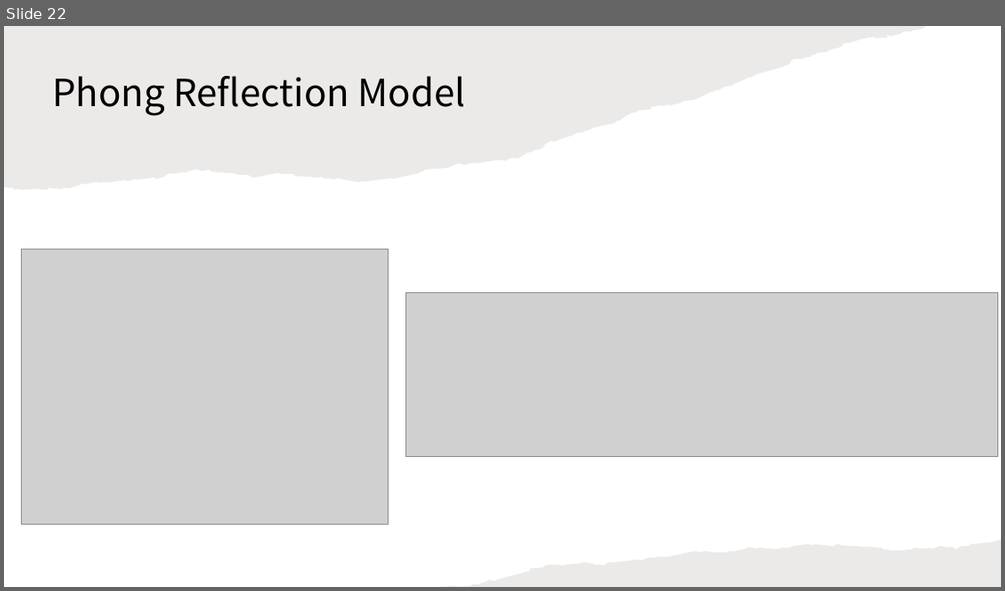
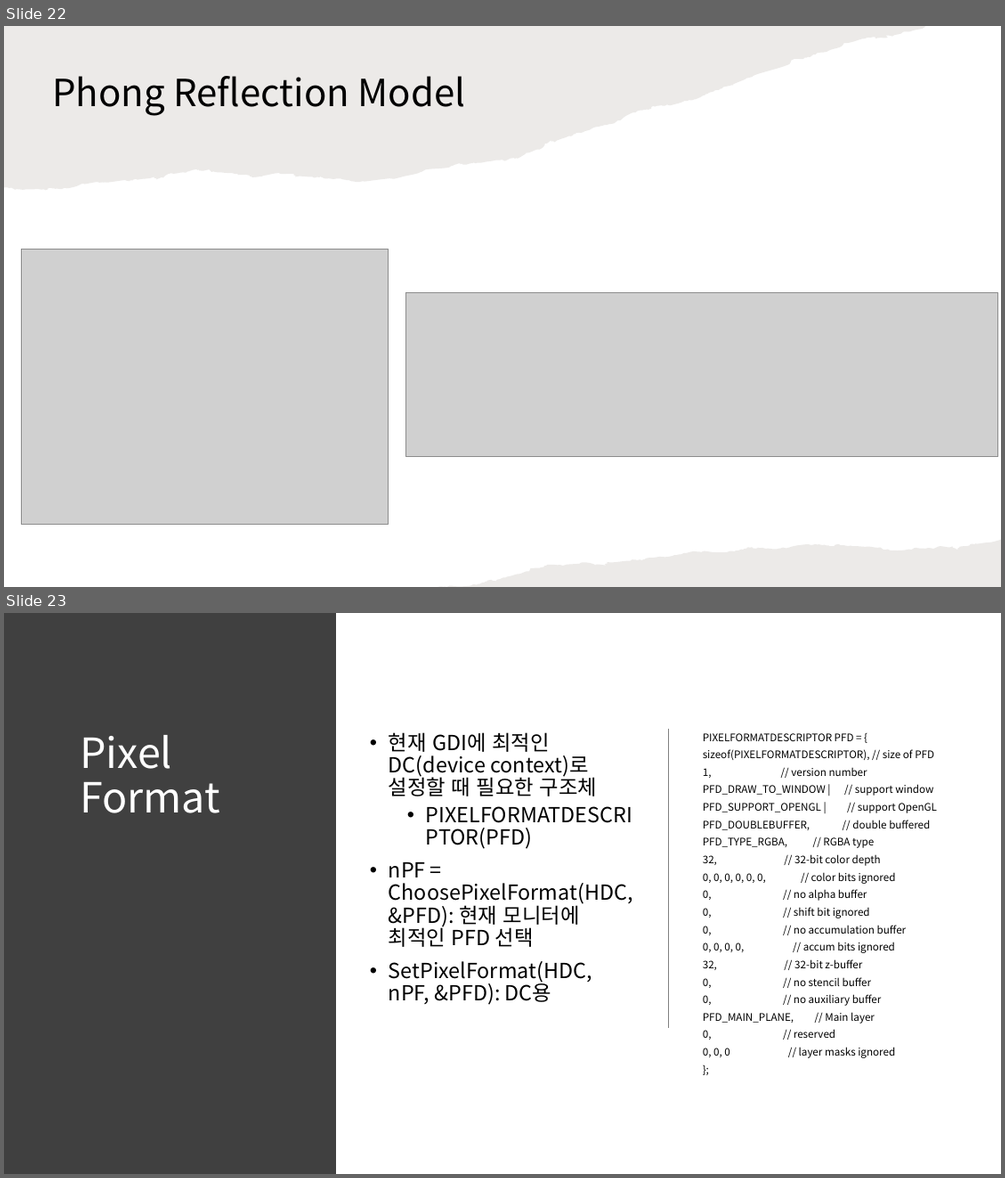
Before and after one commit to mokwongame/OpenGL_2025_2, a slide deck: Graphics 개념.pptx. Shown one above the other, each under a label of ours: slide 22 before the commit, slides 22 and 23 after it. The pictures are 1005x591 and 1005x1178 pixels, drawn with LibreOffice and Linux fonts; fonts in the diff are those of the drawing; grey boxes stand for pictures. Boxes give left, top, right and bottom in pixels: in the first picture for what was removed or moved away, otherwise in the second. Text is boxed around its words. In the diff, an @@ line names an element or a change of style, - is before the commit and + after.

```diff
--- a/Graphics 개념.pptx
+++ b/Graphics 개념.pptx
@@ slide 23 added at <box>4,613,1001,1174</box>, background #FFFFFF @@
@@ rectangle added at <box>4,613,336,1174</box>, fill #404040 @@
@@ title added at <box>80,735,220,813</box>, 40 pt, text #FFFFFF @@
+Pixel Format
@@ text added at <box>388,732,633,1005</box>, 20 pt, text #000000 @@
+• 현재 GDI에 최적인 DC(device context)로 설정할 때 필요한 구조체
+  • PIXELFORMATDESCRIPTOR(PFD)
+• nPF = ChoosePixelFormat(HDC, &PFD): 현재 모니터에 최적인 PFD 선택
+• SetPixelFormat(HDC, nPF, &PFD): DC용
@@ line added from (669, 728) to (669, 1027), #808080 1 pt @@
@@ text added at <box>703,733,937,1058</box>, 10 pt, text #000000 @@
+PIXELFORMATDESCRIPTOR PFD = {
+sizeof(PIXELFORMATDESCRIPTOR), // size of PFD
+1, // version number
+PFD_DRAW_TO_WINDOW | // support window
+PFD_SUPPORT_OPENGL | // support OpenGL
+PFD_DOUBLEBUFFER, // double buffered
+PFD_TYPE_RGBA, // RGBA type
+32, // 32-bit color depth
+0, 0, 0, 0, 0, 0, // color bits ignored
+0, // no alpha buffer
+0, // shift bit ignored
+0, // no accumulation buffer
+0, 0, 0, 0, // accum bits ignored
+32, // 32-bit z-buffer
+0, // no stencil buffer
+0, // no auxiliary buffer
+PFD_MAIN_PLANE, // Main layer
+0, // reserved
+0, 0, 0 // layer masks ignored
+};
```
Also in this commit, not shown: 1 other slide added, 3 other files.
